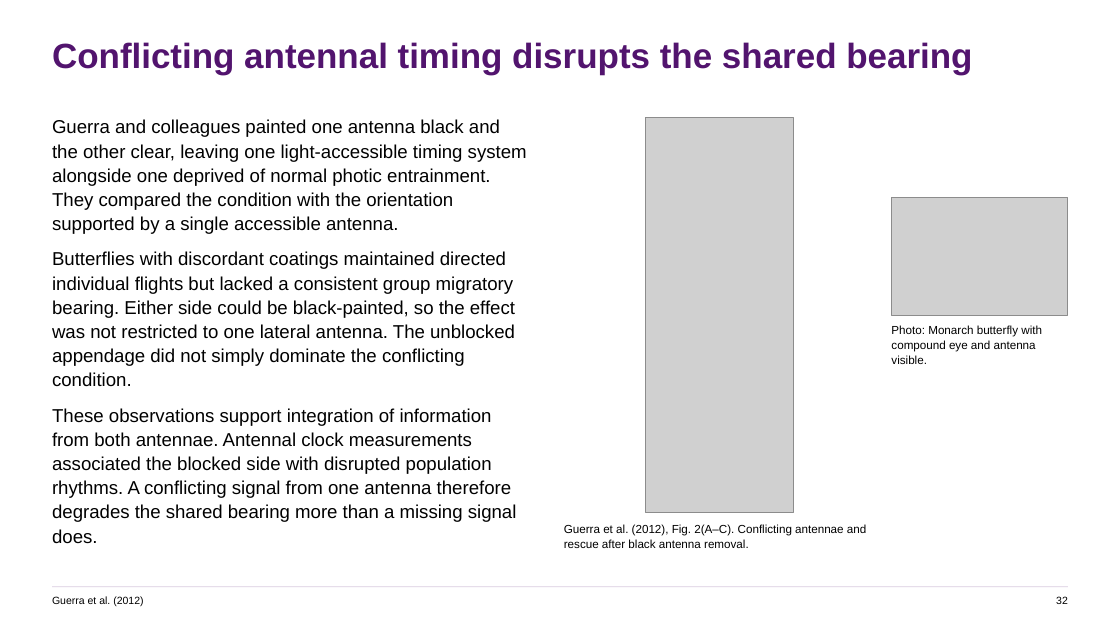
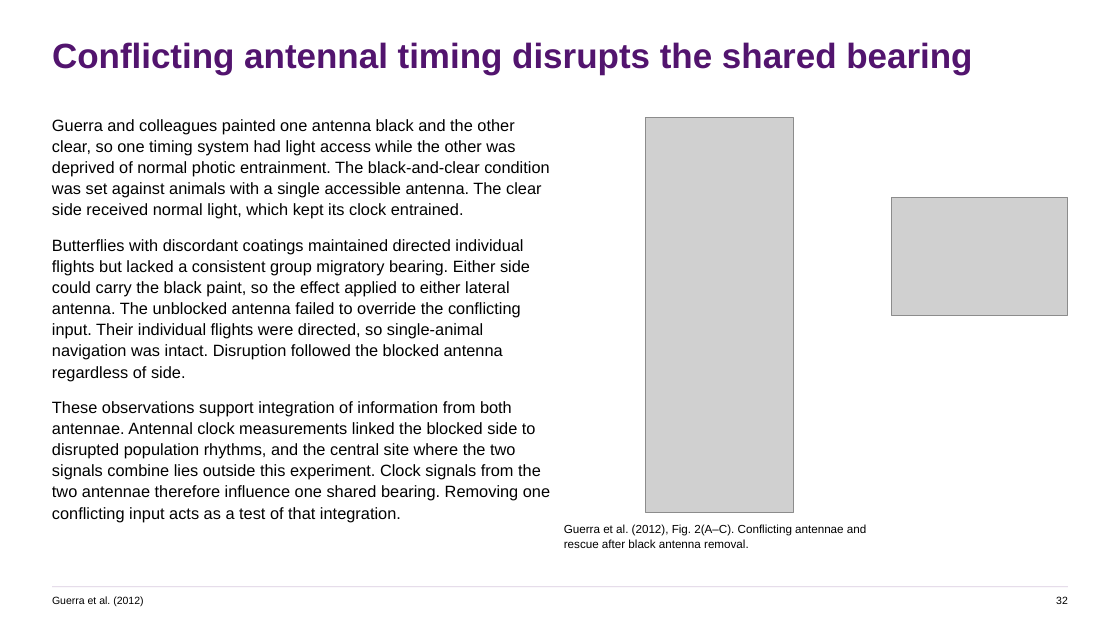
Before and after one commit to jordanxxlopez/NEUROETHOLOGY, a slide deck: slide 42 of scaffolded/Neuroethology_Lecture30_FA2026_SCAFFOLDED.pptx (slide 43 before the commit). Drawn at 1120x630 pixels with LibreOffice and Linux fonts; fonts in the diff are those of the drawing; grey boxes stand for pictures. Boxes give left, top, right and bottom in pixels: in the first picture for what was removed or moved away, otherwise in the second. Text is boxed around its words. In the diff, an @@ line names an element or a change of style, - is before the commit and + after.

```diff
--- a/scaffolded/Neuroethology_Lecture30_FA2026_SCAFFOLDED.pptx
+++ b/scaffolded/Neuroethology_Lecture30_FA2026_SCAFFOLDED.pptx
@@ text at <box>52,119,550,522</box>: text changed; size 16 to 14 pt @@
-Guerra and colleagues painted one antenna black and the other clear, leaving one light-accessible timing system alongside one deprived of normal photic entrainment. They compared the condition with the orientation supported by a single accessible antenna.
-Butterflies with discordant coatings maintained directed individual flights but lacked a consistent group migratory bearing. Either side could be black-painted, so the effect was not restricted to one lateral antenna. The unblocked appendage did not simply dominate the conflicting condition.
-These observations support integration of information from both antennae. Antennal clock measurements associated the blocked side with disrupted population rhythms. A conflicting signal from one antenna therefore degrades the shared bearing more than a missing signal does.
+Guerra and colleagues painted one antenna black and the other clear, so one timing system had light access while the other was deprived of normal photic entrainment. The black-and-clear condition was set against animals with a single accessible antenna. The clear side received normal light, which kept its clock entrained.
+Butterflies with discordant coatings maintained directed individual flights but lacked a consistent group migratory bearing. Either side could carry the black paint, so the effect applied to either lateral antenna. The unblocked antenna failed to override the conflicting input. Their individual flights were directed, so single-animal navigation was intact. Disruption followed the blocked antenna regardless of side.
+These observations support integration of information from both antennae. Antennal clock measurements linked the blocked side to disrupted population rhythms, and the central site where the two signals combine lies outside this experiment. Clock signals from the two antennae therefore influence one shared bearing. Removing one conflicting input acts as a test of that integration.
@@ text removed at <box>891,325,1042,364</box> @@
-Photo: Monarch butterfly with compound eye and antenna visible.
```
Also in this commit, not shown: 51 other slides changed, 7 slides added, 7 slides removed, 5 other files.
